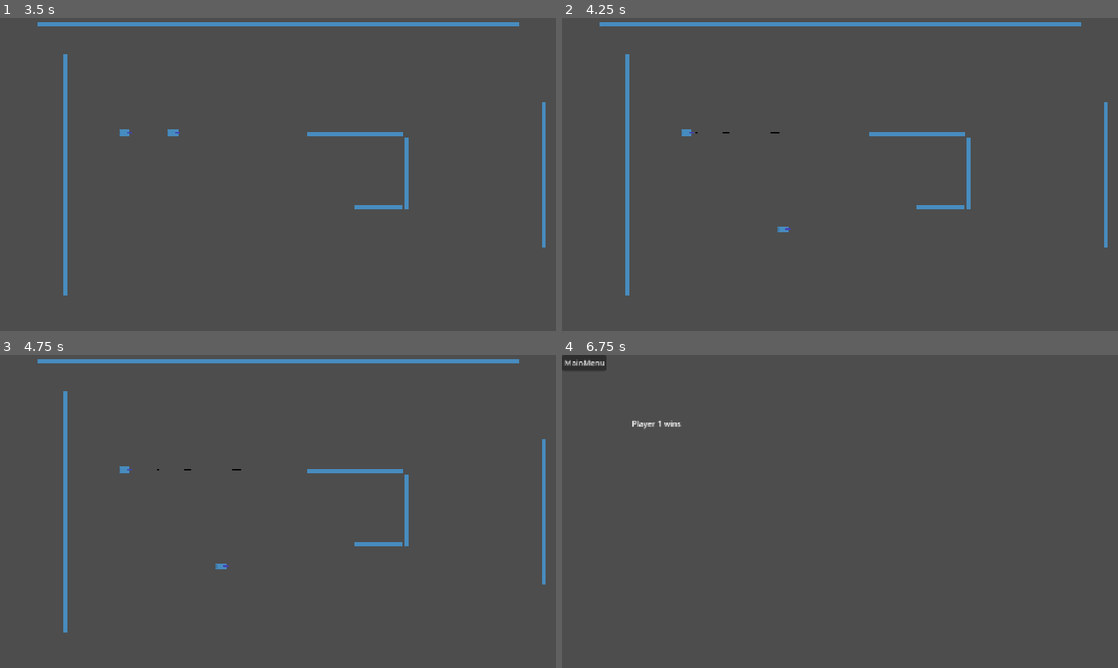
Above: before the commit, frames 1-4 (two rows, left to right).
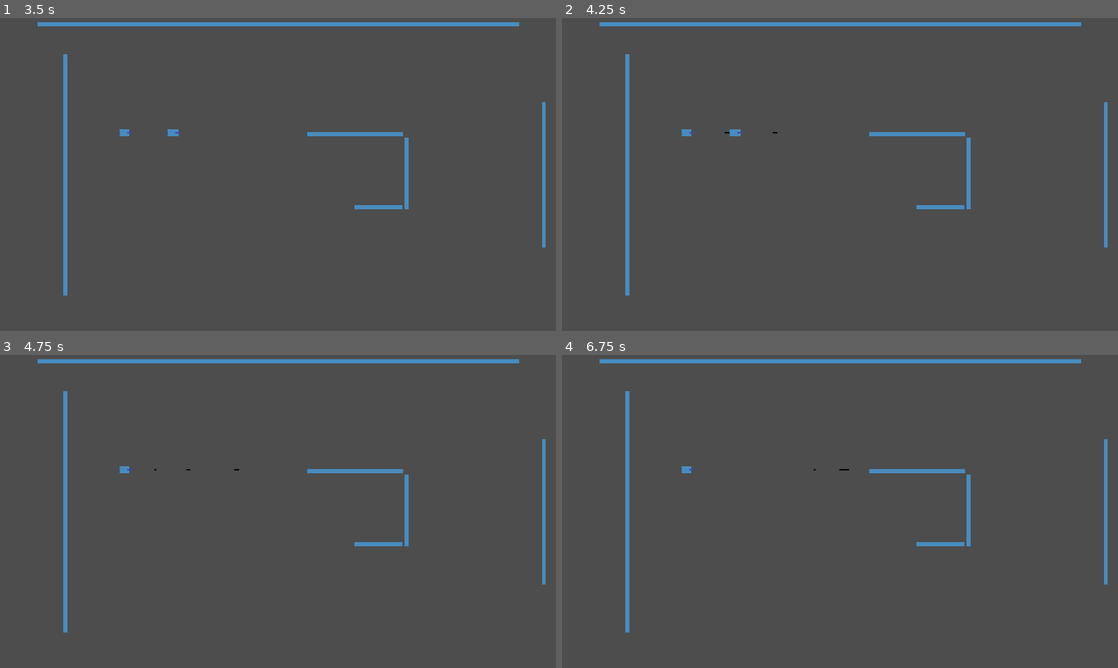
Above: after the commit, the same moments.

Repository: JoeyGiordano/TankTrouble2
Game: Godot game, scene res://game_container/game_container.tscn
Two runs of this game, one before a commit and one after it. Both use one fixed random seed, a clock stepped at 60 frames per second and the inputs below. The engine's default icon, where the game draws it, is replaced by a stand-in: a white triangle on a blue panel in a dark square.
Inputs:
- Up to frame 1 (3.5 s): click "[CutSceneOver]" at 0.5 s; click "Play" at 1.25 s; tap Q (tank1_shoot) at 2 s; hold Q (tank1_shoot) 2.03-2.78 s; tap M (tank2_shoot) at 2.85 s
- Up to frame 2 (4.25 s): tap Enter at 3.5 s; hold 4 from 3.53 s (still down)
- Up to frame 3 (4.75 s): tap Space at 4.25 s; release 4 at 4.28 s; tap 9 at 4.35 s
- Up to frame 4 (6.75 s): tap Enter at 5 s; hold 8 5.03-5.78 s; tap Space at 5.75 s; tap Q (tank1_shoot) at 5.85 s; hold M (tank2_shoot) from 6.53 s (still down)

Frame 1 is identical in both runs. In frame 2, less than 0.1% of the frame differs, in the area x 24-42%, y 35-69%; in frame 3, less than 0.1%; in frame 4, 3.0%, in the area x 0-99%, y 0-89%.

Commit message:
Finisehd up collision layer
Known bug: Going up to a wall and shooting makes the bullet go thorugh the wall

Diff:
--- a/game/bullets/basic_bullet/basic_bullet.gd
+++ b/game/bullets/basic_bullet/basic_bullet.gd
@@ -21,12 +21,12 @@
 		queue_free()
 
 func on_body_entered(body : Node) : #contact_monitor must be set to true and max_contacts_reported must be >0
-	return
-	print(body.name)
-	if body is TankRigidbody :
-		assert(body is TankRigidbody)
-		body.tank.die()
-		queue_free()
+	pass
+	#print(body.name)
+	#if body is TankRigidbody :
+	#	assert(body is TankRigidbody)
+	#	body.tank.die()
+	#	queue_free()
 
 func on_area_entered(area : Area2D) : #contact_monitor must be set to true and max_contacts_reported must be >0
 	if area.is_in_group("tank_hitbox") :
--- a/game/bullets/basic_bullet/basic_bullet.tscn
+++ b/game/bullets/basic_bullet/basic_bullet.tscn
@@ -11,6 +11,7 @@
 radius = 2.0
 
 [node name="BasicBullet" type="RigidBody2D"]
+collision_layer = 4
 physics_material_override = ExtResource("1_fkvyi")
 gravity_scale = 0.0
 contact_monitor = true
@@ -28,7 +29,9 @@
 [node name="CollisionShape2D" type="CollisionShape2D" parent="."]
 shape = SubResource("CircleShape2D_m2nm7")
 
-[node name="Hitbox" type="Area2D" parent="." groups=["bullet_hitbox"]]
+[node name="Hitbox" type="Area2D" parent="."]
+collision_layer = 8
+collision_mask = 8
 
 [node name="CollisionShape2D" type="CollisionShape2D" parent="Hitbox"]
 shape = SubResource("CircleShape2D_gjdun")
--- a/game/tank/loadouts/basic/basic_tankloadout.tscn
+++ b/game/tank/loadouts/basic/basic_tankloadout.tscn
@@ -35,6 +35,8 @@
 position = Vector2(20, 0)
 
 [node name="Hitbox" type="Area2D" parent="." groups=["tank_hitbox"]]
+collision_layer = 8
+collision_mask = 8
 
 [node name="CollisionPolygon2D" type="CollisionPolygon2D" parent="Hitbox"]
 polygon = PackedVector2Array(-11, -7, 11, -7, 11, -2, 16, -2, 16, 2, 11, 2, 11, 7, -11, 7)
--- a/game/tank/loadouts/empty_tankloadout.tscn
+++ b/game/tank/loadouts/empty_tankloadout.tscn
@@ -27,6 +27,8 @@
 region_rect = Rect2(63, 68, 1, 1)
 
 [node name="Hitbox" type="Area2D" parent="." groups=["tank_hitbox"]]
+collision_layer = 8
+collision_mask = 8
 
 [node name="CollisionShape2D" type="CollisionShape2D" parent="Hitbox"]
 shape = SubResource("RectangleShape2D_1t7y6")
--- a/game/tank/rigidbody/tank_rigidbody.gd
+++ b/game/tank/rigidbody/tank_rigidbody.gd
@@ -7,10 +7,17 @@
 
 @onready var tank : Tank = get_parent()
 
+var locked : bool = false
+
 func move_and_rotate() :
 	#should only be called in _physics_process()
 	#moves the tank forward or backwards based on y input, rotates the tank based on x input
 	#does not use forces, just sets the linear_velocity and angular_velocity
+	if locked :
+		linear_velocity = Vector2.ZERO
+		angular_velocity = 0
+		return
+
 	var move_input = tank.move_input
 	#forwards-backwards movement
 	if move_input.y > 0:
@@ -56,6 +63,12 @@
 		global_position = new_global_position
 		freeze = false
 
+func lock() :
+	locked = true
+
+func unlock() :
+	locked = false
+
 # tank directions
 
 func forward() -> Vector2 :
--- a/game/tank/tank.gd
+++ b/game/tank/tank.gd
@@ -26,8 +26,7 @@
 		end_shoot() #for loadouts where the release of the shoot hey also has an effect
 
 func _physics_process(_delta):
-	if !input_locked :
-		tank_rigidbody.move_and_rotate()
+	tank_rigidbody.move_and_rotate()
 
 func DEBUG_PROCESS() :
 	#place to put debug controls
@@ -94,14 +93,16 @@
 func lock() :
 	#disallows player/npc script from controlling tank, should be used for scene transitions etc
 	input_locked = true
+	tank_rigidbody.lock()
 
 func unlock() :
 	#allows player/npc script from controlling tank, should be used for scene transitions etc
 	input_locked = true
+	tank_rigidbody.unlock()
 
 func remove_from_game() :
-	#tank_rigidbody.hide()
-	tank_rigidbody.teleport_to(Vector2(100, id * 100))# = Vector2(10000000, id * 100) #to get the collision shapes out of the way. I couldn't find a way to disable them that prevents them from being detected by on_body_entered, which is what bullets use to see that they've hit a tank (yes, I've already tried changing the collision_mask). This works so...
+	tank_rigidbody.hide()
+	tank_rigidbody.teleport_to(Vector2(10000000, id * 100)) #to get the collision shapes out of the way. Easier than changing the collision masks. It works so...
 
 func add_to_game(position : Vector2) :
 	tank_rigidbody.position = position
--- a/game/wall/wall.tscn
+++ b/game/wall/wall.tscn
@@ -18,6 +18,7 @@
 region_rect = Rect2(63, 68, 1, 1)
 
 [node name="StaticBody2D" type="StaticBody2D" parent="."]
+collision_mask = 6
 physics_material_override = ExtResource("1_sef87")
 
 [node name="CollisionShape2D" type="CollisionShape2D" parent="StaticBody2D"]
--- a/project.godot
+++ b/project.godot
@@ -22,7 +22,6 @@
 
 [global_group]
 
-bullet_hitbox=""
 tank_hitbox=""
 
 [input]
